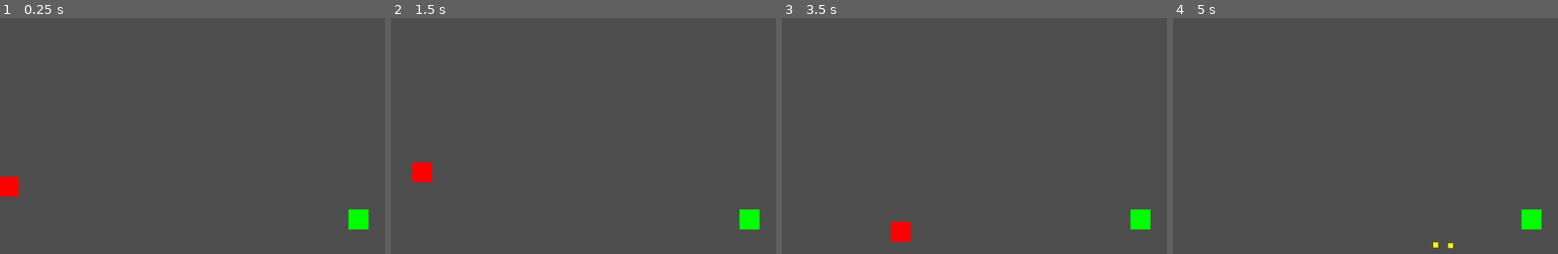
Above: before the commit, frames 1-4 (left to right).
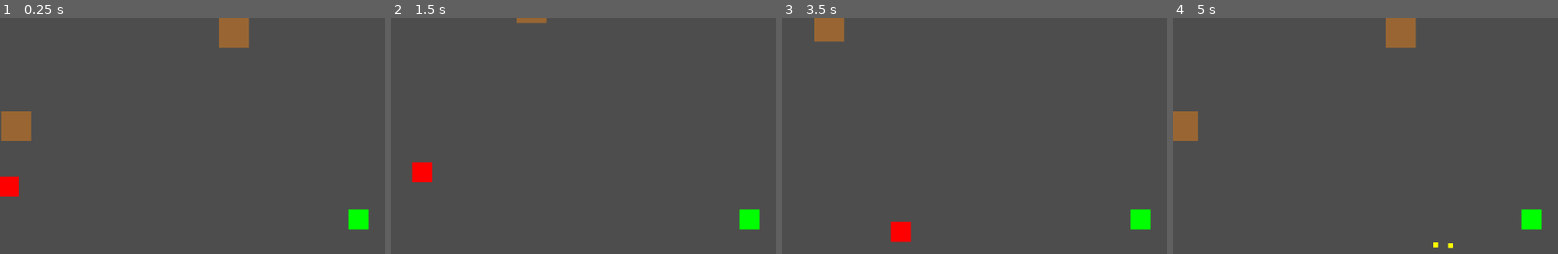
Above: after the commit, the same moments.

Repository: felang/utoland
Game: Godot game, scene res://scenes/main.tscn
Same seed, same stepped clock (60 frames per second), same inputs: the game is played once before the commit and once after it. The project has no main scene, so this scene is started directly.
Inputs:
- Up to frame 1 (0.25 s): no input
- Up to frame 2 (1.5 s): hold Right (ui_right) 0.53-1.28 s; hold Down (ui_down) from 1.28 s (still down)
- Up to frame 3 (3.5 s): release Down (ui_down) at 2.03 s; hold Right (ui_right) 2.03-2.78 s; hold Up (ui_up) from 2.78 s (still down)
- Up to frame 4 (5 s): release Up (ui_up) at 3.53 s; hold Left (ui_left) from 3.53 s (still down)

The runs differ from the first frame. In frame 1, 2.0% of the frame differs, in the area x 0-65%, y 0-53%; in frame 2, 0.2%; in frame 3, 0.8%; in frame 4, 1.8%.

Commit message:
feat(phase1): 添加坚果墙和阻挡机制

Diff:
--- a/scenes/main.tscn
+++ b/scenes/main.tscn
@@ -2,6 +2,8 @@
 
 [ext_resource type="PackedScene" uid="uid://c45jgyl4kxvbv" path="res://scenes/player.tscn" id="1_0wfyh"]
 [ext_resource type="Script" uid="uid://b0j68ldejylty" path="res://scripts/enemy_spawner.gd" id="2_0wfyh"]
+[ext_resource type="PackedScene" uid="uid://b5760tlktfkgu" path="res://scenes/towers/tower_wall.tscn" id="3_jyhfs"]
+[ext_resource type="Script" uid="uid://c787bqtynkfr0" path="res://scripts/tower.gd" id="4_tbgi4"]
 
 [node name="Main" type="Node2D" unique_id=1198174103]
 
@@ -10,3 +12,21 @@
 
 [node name="EnemySpawner" type="Node" parent="." unique_id=1258091345]
 script = ExtResource("2_0wfyh")
+
+[node name="TowerWall1" type="StaticBody2D" parent="." unique_id=655985224 instance=ExtResource("3_jyhfs")]
+position = Vector2(200, 0)
+collision_layer = 4
+collision_mask = 2
+script = ExtResource("4_tbgi4")
+
+[node name="TowerWall2" type="StaticBody2D" parent="." unique_id=1428915916 instance=ExtResource("3_jyhfs")]
+position = Vector2(-150, 150)
+collision_layer = 4
+collision_mask = 2
+script = ExtResource("4_tbgi4")
+
+[node name="TowerWall3" type="StaticBody2D" parent="." unique_id=959780861 instance=ExtResource("3_jyhfs")]
+position = Vector2(100, -200)
+collision_layer = 4
+collision_mask = 2
+script = ExtResource("4_tbgi4")
--- /dev/null
+++ b/scenes/towers/tower_wall.tscn
@@ -0,0 +1,21 @@
+[gd_scene format=3 uid="uid://b5760tlktfkgu"]
+
+[ext_resource type="Script" uid="uid://c787bqtynkfr0" path="res://scripts/tower.gd" id="1_yelwl"]
+
+[sub_resource type="RectangleShape2D" id="RectangleShape2D_7nxki"]
+size = Vector2(48, 48)
+
+[node name="TowerWall" type="StaticBody2D" unique_id=655985224]
+collision_layer = 4
+collision_mask = 2
+script = ExtResource("1_yelwl")
+
+[node name="Visual" type="ColorRect" parent="." unique_id=1199573255]
+offset_left = -24.0
+offset_top = -24.0
+offset_right = 24.0
+offset_bottom = 24.0
+color = Color(0.6, 0.4, 0.2, 1)
+
+[node name="CollisionShape2D" type="CollisionShape2D" parent="." unique_id=1871816359]
+shape = SubResource("RectangleShape2D_7nxki")
--- a/scripts/enemy.gd
+++ b/scripts/enemy.gd
@@ -39,7 +39,7 @@
 				target_tower = collision.get_collider()
 				velocity = Vector2.ZERO
 
-func attack_tower(delta):
+func attack_tower(_delta):
 	if not is_instance_valid(target_tower):
 		current_state = State.CHASE_PLAYER
 		return
--- /dev/null
+++ b/scripts/tower.gd
@@ -0,0 +1,15 @@
+extends StaticBody2D
+
+@export var max_hp: float = 300.0
+var current_hp: float = 300.0
+
+func _ready():
+	add_to_group("towers")
+
+func take_damage(amount: float):
+	current_hp -= amount
+	if current_hp <= 0:
+		die()
+
+func die():
+	queue_free()
